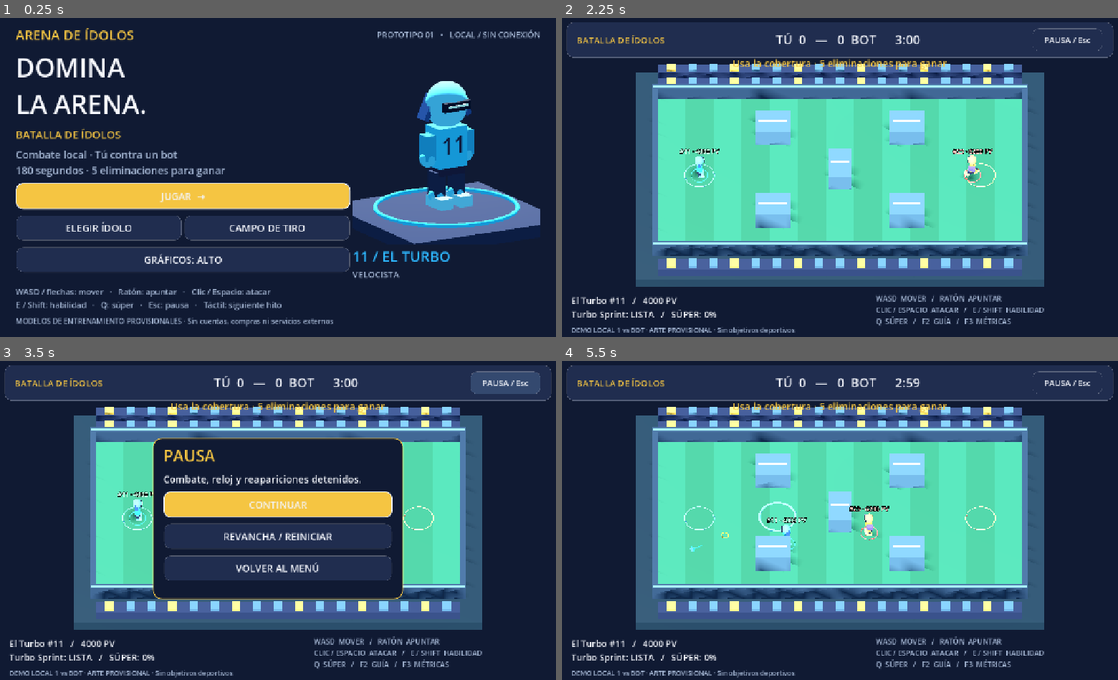
Above: before the commit, frames 1-4 (two rows, left to right).
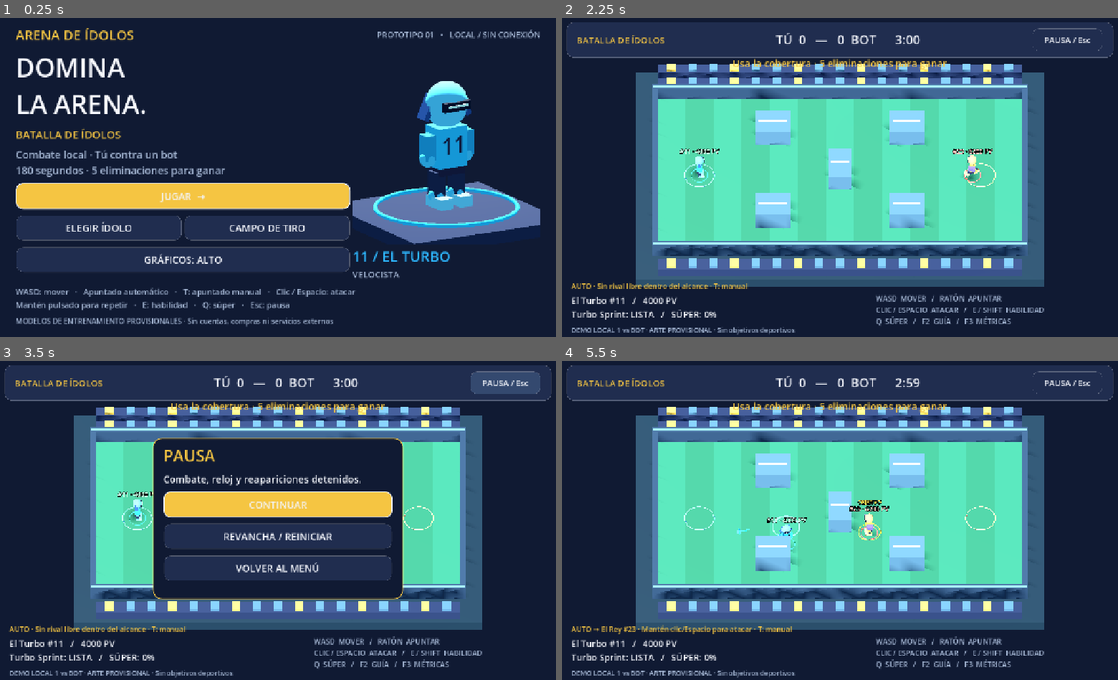
Above: after the commit, the same moments.

Repository: openweb-cl/arena-idol
Game: Godot game, scene res://scenes/menu/main.tscn
The game is run twice, just before and just after one commit, with the same random seed, the same clock (stepped at 60 frames per second) and the same inputs.
Inputs (mouse positions are in pixels of both pictures, inside the frame that each line leads up to):
- Up to frame 1 (0.25 s): no input
- Up to frame 2 (2.25 s): click "ELEGIR ÍDOLO" at 0.5 s; click "← INICIO" at 1.25 s; click "JUGAR →" at 2 s
- Up to frame 3 (3.5 s): click "PAUSA / Esc" at 2.75 s
- Up to frame 4 (5.5 s): click "REVANCHA / REINICIAR" at 3.5 s; tap Enter at 4.25 s; move the mouse to (967, 501) at 4.27 s; hold D 4.28-5.03 s; tap T at 4.35, 5.3 s; click (967, 501) at 4.42 s; tap Space at 4.52, 4.55, 4.82, 5.1, 5.27 s; move the mouse to (723, 533) at 5.02 s; hold S from 5.03 s (still down); click (723, 533) at 5.17 s

The runs differ from the first frame. In frame 1, 1.1% of the frame differs, in the area x 2-65%, y 84-92%; in frame 2, 0.3%; in frame 3, 0.3%; in frame 4, 0.8%.

Commit message:
feat: select nearest clear enemy and let player sustain attacks

Diff:
--- a/game/scenes/training/projectile_range.tscn
+++ b/game/scenes/training/projectile_range.tscn
@@ -5,3 +5,4 @@
 script = ExtResource("1")
 config = ExtResource("2")
 training_mode = true
+auto_target_enabled = false
--- a/game/scripts/actors/player.gd
+++ b/game/scripts/actors/player.gd
@@ -66,10 +66,10 @@
 		facing = Vector3(command.aim.x, 0, command.aim.y).normalized()
 	if command.ability:
 		ability()
-	if command.shoot:
+	if command.super_shot:
+		act("super")
+	elif command.shoot:
 		act("shot")
-	elif command.super_shot:
-		act("super")
 	command.clear_actions()
 	var direction := Vector3(command.move.x, 0, command.move.y).limit_length()
 	if command.aim.length() > 0.1:
--- /dev/null
+++ b/game/scripts/combat/target_selector.gd
@@ -0,0 +1,35 @@
+class_name TargetSelector
+extends RefCounted
+## Selección por distancia al centro; no atraviesa cobertura ni amplía el alcance.
+static func nearest(source: ArenaPlayer, candidates: Array[ArenaPlayer]) -> ArenaPlayer:
+	if source.knocked_out or not source.active:
+		return null
+	var selected: ArenaPlayer
+	var best := source.definition.attack_range * source.definition.attack_range + 0.00001
+	for candidate in candidates:
+		if not is_instance_valid(candidate) or candidate == source or candidate.team == source.team:
+			continue
+		if candidate.knocked_out or candidate.health <= 0 or not candidate.active:
+			continue
+		var offset := candidate.global_position - source.global_position
+		offset.y = 0
+		var distance := offset.length_squared()
+		if distance > source.definition.attack_range * source.definition.attack_range or distance >= best:
+			continue
+		if not clear_path(source, candidate):
+			continue
+		selected = candidate
+		best = distance
+	return selected
+
+static func clear_path(source: ArenaPlayer, target: ArenaPlayer) -> bool:
+	var shape := SphereShape3D.new()
+	shape.radius = 0.16 if source.definition.attack_type == "Ranged" else 0.05
+	var query := PhysicsShapeQueryParameters3D.new()
+	query.shape = shape
+	query.transform = Transform3D(Basis.IDENTITY, CombatAim.origin(source))
+	query.motion = CombatAim.origin(target) - CombatAim.origin(source)
+	query.collision_mask = 1
+	query.exclude = [source.get_rid()]
+	var fractions := source.get_world_3d().direct_space_state.cast_motion(query)
+	return fractions[0] >= 1.0
--- a/game/scripts/modes/arena.gd
+++ b/game/scripts/modes/arena.gd
@@ -3,6 +3,7 @@
 const PLAYER_SCENE := preload("res://scenes/actors/player.tscn")
 enum Phase { PLAYING, PAUSED, FINISHED }
 @export var training_mode := false
+@export var auto_target_enabled := true
 @export var config: MatchConfig = preload("res://data/match.tres")
 var phase := Phase.PLAYING
 var rules: MatchRules
@@ -14,6 +15,11 @@
 var light: DirectionalLight3D
 var aim_marker: MeshInstance3D
 var aim_guide: AimGuide
+var actors: Array[ArenaPlayer] = []
+var auto_target: ArenaPlayer
+var target_marker: Node3D
+var mouse_fire_held := false
+var key_fire_held := false
 var show_aim_guide := false
 var shot_events: Array[Dictionary] = []
 var shot_counts: Dictionary = {}
@@ -45,6 +51,18 @@
 	hud.message.text = "Usa la cobertura · %d eliminaciones para ganar" % config.target_eliminations
 	aim_marker = ArenaGeometry.ring(self, 0.25, ArenaStyle.GOLD)
 	aim_marker.visible = false
+	target_marker = Node3D.new()
+	add_child(target_marker)
+	ArenaGeometry.ring(target_marker, 0.78, ArenaStyle.GOLD)
+	var target_label := Label3D.new()
+	target_label.text = "OBJETIVO"
+	target_label.position.y = 3.4
+	target_label.font_size = 36
+	target_label.pixel_size = 0.01
+	target_label.modulate = ArenaStyle.GOLD
+	target_label.billboard = BaseMaterial3D.BILLBOARD_ENABLED
+	target_marker.add_child(target_label)
+	target_marker.hide()
 	aim_guide = AimGuide.new()
 	add_child(aim_guide)
 	if training_mode:
@@ -65,6 +83,7 @@
 	actor.action_requested.connect(on_action)
 	actor.ability_started.connect(on_ability)
 	actor.eliminated.connect(on_eliminated)
+	actors.append(actor)
 	return actor
 
 func _physics_process(delta: float) -> void:
@@ -79,8 +98,18 @@
 		if phase != Phase.PLAYING:
 			return
 		human.command.move = keyboard_direction()
-		if mouse_aim:
+		if auto_target_enabled:
+			auto_target = TargetSelector.nearest(human, actors)
+			if is_instance_valid(auto_target):
+				var direction := CombatAim.direction(CombatAim.origin(human), CombatAim.origin(auto_target))
+				human.command.aim = Vector2(direction.x, direction.z)
+			else:
+				human.command.aim = Vector2.ZERO
+				human.command.shoot = false
+		elif mouse_aim:
 			update_aim()
+		if (mouse_fire_held or key_fire_held) and (not auto_target_enabled or is_instance_valid(auto_target)):
+			human.command.shoot = true
 		if training_mode:
 			bot.command.clear_actions()
 			bot.command.move = Vector2.ZERO
@@ -99,6 +128,16 @@
 					apply_damage(rival, actor, actor.definition.ability.contact_damage, actor.dash_direction * 9)
 		if elapsed - last_message_at > 4:
 			hud.message.text = ""
+	target_marker.visible = auto_target_enabled and is_instance_valid(auto_target) and not auto_target.knocked_out and phase == Phase.PLAYING
+	if target_marker.visible:
+		target_marker.global_position = auto_target.global_position
+	aim_marker.visible = not auto_target_enabled and mouse_aim
+	hud.assist_status.text = "PUNTERÍA MANUAL · Mantén clic o Espacio para atacar · T: automático"
+	if auto_target_enabled:
+		hud.assist_status.text = "AUTO · Sin rival libre dentro del alcance · T: manual"
+		if is_instance_valid(auto_target) and not auto_target.knocked_out:
+			var protection := " · PROTEGIDO %.1f s" % auto_target.invulnerable if auto_target.invulnerable > 0 else ""
+			hud.assist_status.text = "AUTO → %s #%d%s · Mantén clic/Espacio para atacar · T: manual" % [auto_target.definition.display_name, auto_target.definition.number, protection]
 	aim_guide.visible = show_aim_guide and not human.knocked_out
 	if aim_guide.visible:
 		var direction := Vector3(human.command.aim.x, 0, human.command.aim.y) if human.command.aim.length() > 0.1 else human.facing
@@ -127,14 +166,22 @@
 		if not aim.is_zero_approx():
 			human.command.aim = Vector2(aim.x, aim.z)
 
+func _input(event: InputEvent) -> void:
+	# Recibir liberaciones aunque el cursor esté sobre un botón del HUD.
+	if event is InputEventMouseButton and event.button_index == MOUSE_BUTTON_LEFT and not event.pressed:
+		mouse_fire_held = false
+	if event is InputEventKey and event.physical_keycode == KEY_SPACE and not event.pressed:
+		key_fire_held = false
+
 func _unhandled_input(event: InputEvent) -> void:
 	if event is InputEventMouseMotion:
 		mouse_aim = true
 		aim_position = event.position
-	if phase == Phase.PLAYING and event is InputEventMouseButton and event.pressed:
+	if phase == Phase.PLAYING and not human.knocked_out and event is InputEventMouseButton and event.pressed:
 		mouse_aim = true
 		aim_position = event.position
 		if event.button_index == MOUSE_BUTTON_LEFT:
+			mouse_fire_held = true
 			human.command.shoot = true
 		elif event.button_index == MOUSE_BUTTON_RIGHT:
 			human.command.super_shot = true
@@ -144,11 +191,20 @@
 		KEY_ESCAPE: toggle_pause()
 		KEY_F3: hud.show_metrics = not hud.show_metrics
 		KEY_F2: show_aim_guide = not show_aim_guide
+		KEY_T:
+			auto_target_enabled = not auto_target_enabled
+			auto_target = null
+			human.command.aim = Vector2.ZERO
+			mouse_fire_held = false
+			key_fire_held = false
+			human.command.clear_actions()
 		KEY_1, KEY_2, KEY_3, KEY_4, KEY_5:
 			if training_mode and phase == Phase.PLAYING:
 				set_training_case(event.physical_keycode - KEY_1)
 		KEY_SPACE:
-			if phase == Phase.PLAYING: human.command.shoot = true
+			if phase == Phase.PLAYING and not human.knocked_out:
+				key_fire_held = true
+				human.command.shoot = true
 		KEY_E, KEY_SHIFT:
 			if phase == Phase.PLAYING: human.command.ability = true
 		KEY_Q:
@@ -207,12 +263,17 @@
 func on_eliminated(actor: ArenaPlayer) -> void:
 	if phase != Phase.PLAYING:
 		return
+	if actor == human:
+		mouse_fire_held = false
+		key_fire_held = false
 	hud.message.text = "¡Eliminación rival!" if actor == bot else "Te han eliminado · Reaparecerás pronto"
 	last_message_at = elapsed
 	if not training_mode:
 		rules.score(1 - actor.team)
 
 func freeze_combat(freeze: bool) -> void:
+	mouse_fire_held = false
+	key_fire_held = false
 	human.active = not freeze
 	bot.active = not freeze
 	human.command.clear_actions()
@@ -248,7 +309,7 @@
 	shot_events.append({"reason": reason, "at": at, "distance": projectile.travelled, "age": projectile.age, "team": projectile.source.team})
 	if shot_events.size() > 20:
 		shot_events.pop_front()
-	if training_mode or show_aim_guide:
+	if training_mode or show_aim_guide or (auto_target_enabled and projectile.source == human):
 		var feedback := ShotFeedback.new()
 		feedback.text = reason.to_upper()
 		feedback.color = Color("35c78a") if reason == "impacto" else (Color("ffb357") if reason == "cobertura" else Color("bd9aff"))
--- a/game/scripts/ui/hud.gd
+++ b/game/scripts/ui/hud.gd
@@ -12,6 +12,7 @@
 var resume: Button
 var metrics: Label
 var diagnostics: Label
+var assist_status: Label
 var show_metrics := false
 
 func _ready() -> void:
@@ -53,6 +54,10 @@
 	metrics = ArenaStyle.label("", 17, ArenaStyle.GOLD)
 	metrics.position = Vector2(40, 120)
 	root.add_child(metrics)
+	assist_status = ArenaStyle.label("", 16, ArenaStyle.GOLD)
+	assist_status.position = Vector2(40, 595)
+	assist_status.mouse_filter = Control.MOUSE_FILTER_IGNORE
+	root.add_child(assist_status)
 	diagnostics = ArenaStyle.label("", 17, ArenaStyle.GOLD)
 	diagnostics.position = Vector2(40, 90)
 	diagnostics.mouse_filter = Control.MOUSE_FILTER_IGNORE
--- a/game/scripts/ui/menu.gd
+++ b/game/scripts/ui/menu.gd
@@ -79,7 +79,7 @@
 	add_portrait(hero, Vector2(420, 330))
 	hero.add_child(ArenaStyle.label("%02d / %s" % [GameSession.selected.number, GameSession.selected.display_name.to_upper()], 32, GameSession.selected.color))
 	hero.add_child(ArenaStyle.label(GameSession.selected.role, 20, ArenaStyle.MUTED))
-	page.add_child(ArenaStyle.label("WASD / flechas: mover   ·   Ratón: apuntar   ·   Clic / Espacio: atacar\nE / Shift: habilidad   ·   Q: súper   ·   Esc: pausa   ·   Táctil: siguiente hito", 18, ArenaStyle.MUTED))
+	page.add_child(ArenaStyle.label("WASD: mover   ·   Apuntado automático   ·   T: apuntado manual   ·   Clic / Espacio: atacar\nMantén pulsado para repetir   ·   E: habilidad   ·   Q: súper   ·   Esc: pausa", 18, ArenaStyle.MUTED))
 	page.add_child(ArenaStyle.label("MODELOS DE ENTRENAMIENTO PROVISIONALES · Sin cuentas, compras ni servicios externos", 16, ArenaStyle.MUTED))
 
 func show_selection() -> void:
Not shown, added: game/scripts/combat/target_selector.gd.uid
